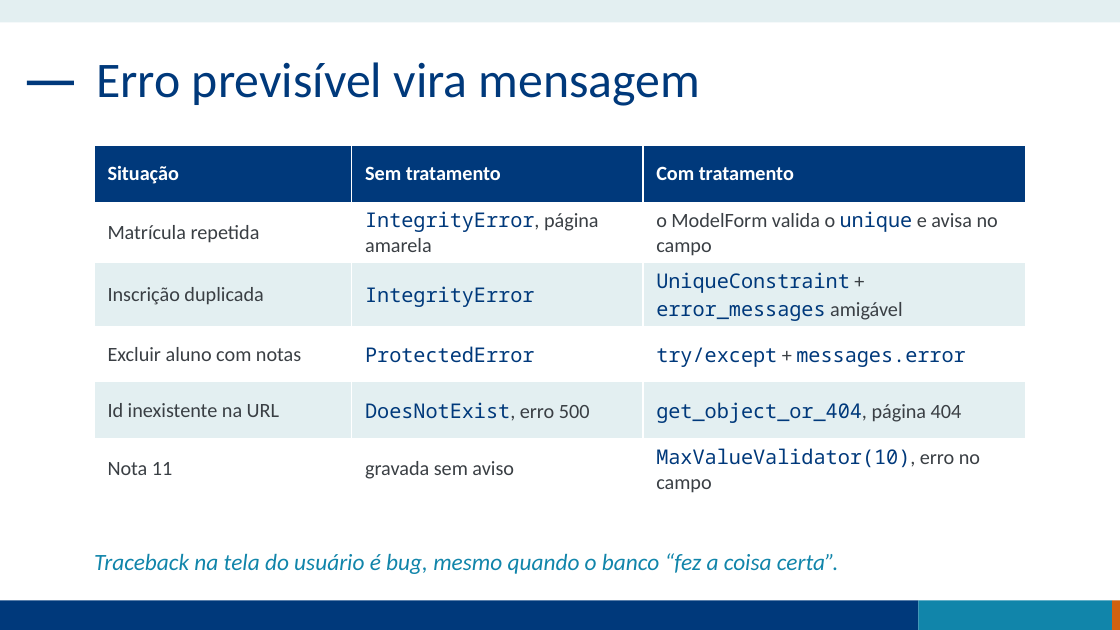
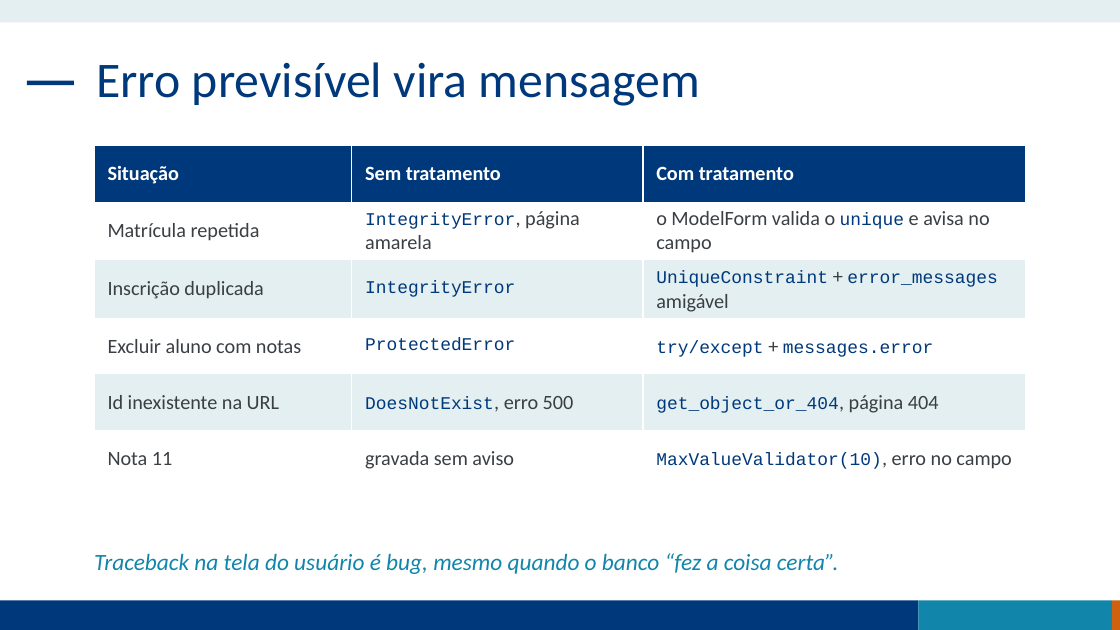
Before and after one commit to maxwalves/projetoPython, a slide deck: slide 16 of Aula1_CRUD_completo.pptx (slide 15 before the commit). Drawn at 1120x630 pixels with LibreOffice and Linux fonts; fonts in the diff are those of the drawing. Boxes give left, top, right and bottom in pixels: in the first picture for what was removed or moved away, otherwise in the second. Text is boxed around its words. In the diff, an @@ line names an element or a change of style, - is before the commit and + after.

```diff
--- a/Aula1_CRUD_completo.pptx
+++ b/Aula1_CRUD_completo.pptx
@@ table at [94,146,1026,473] @@
@@ size 13 to 11.5 pt, font Noto Sans Mono to Courier New in "IntegrityError,", "unique", "IntegrityError", "UniqueConstraint error_messages" and 5 more places @@
```
Also in this commit, not shown: 20 other slides changed, 4 slides added, 3 other files.
